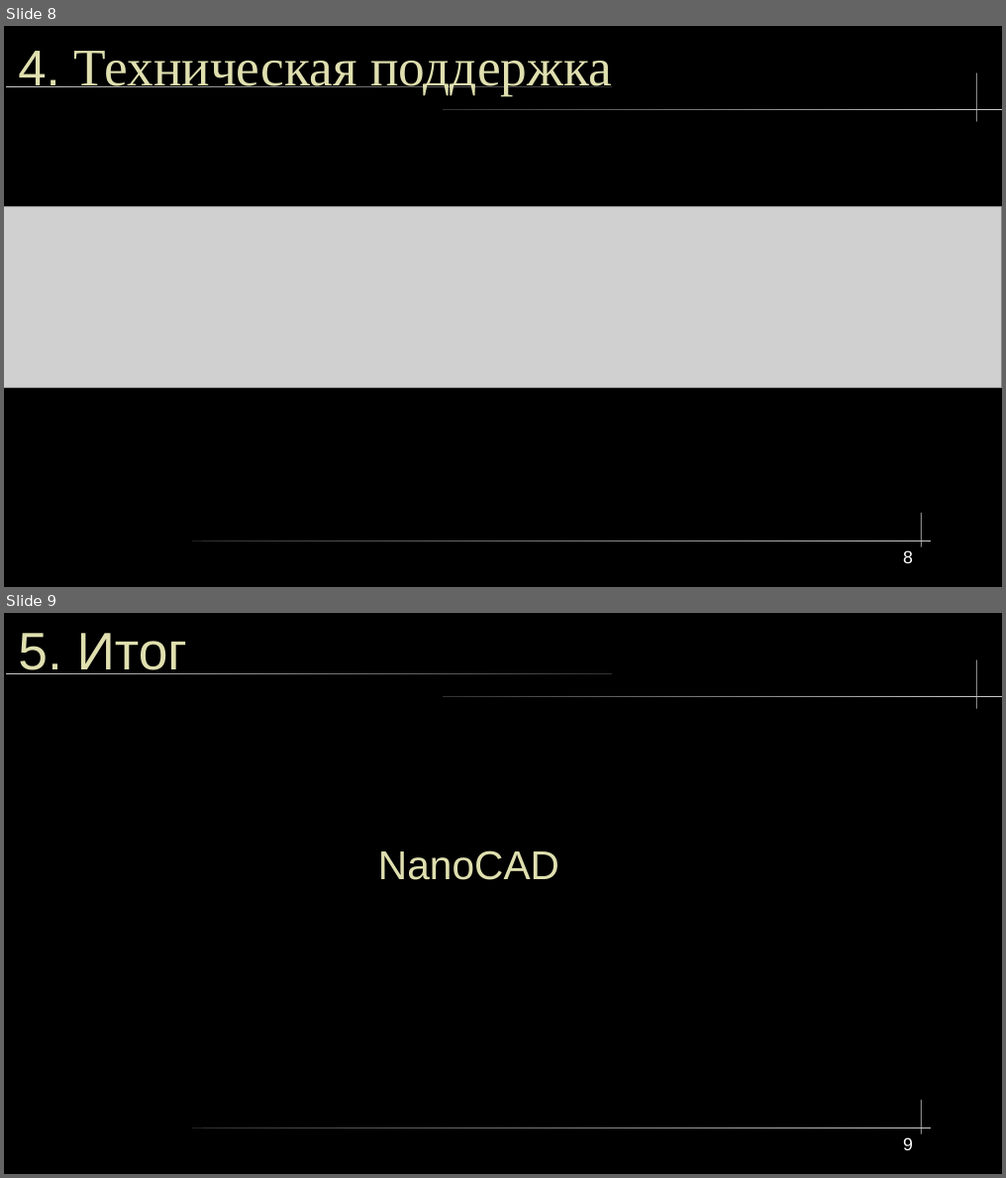
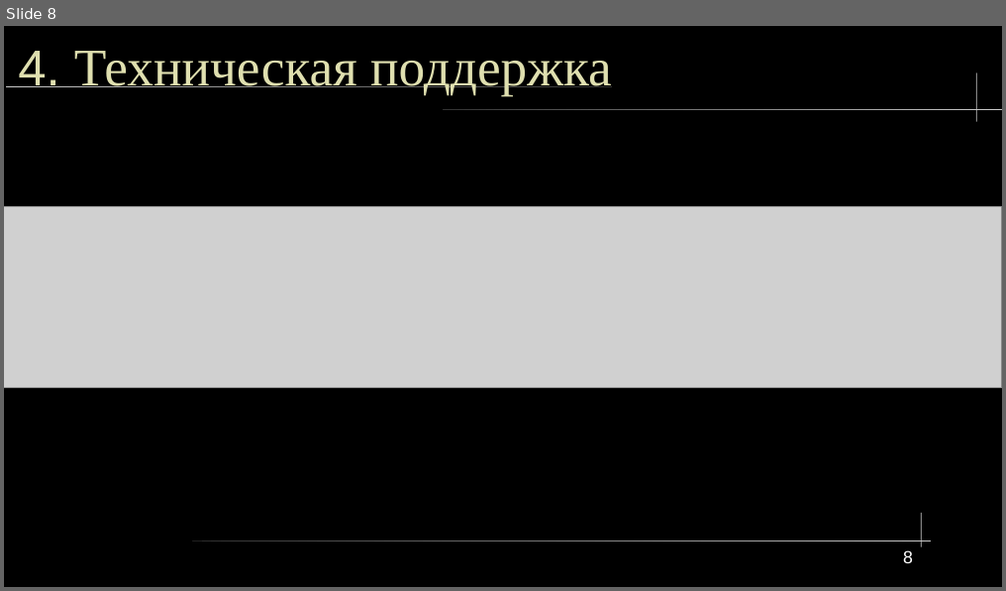
Before and after one commit to lxvevery1/LSTU_MAG, a slide deck: 5_1/BUSSINESS_IT_INFASTRUCTURE/3/ProjectOrg.odp. Shown one above the other, each under a label of ours: slides 8 and 9 before the commit, slide 8 after it. The pictures are 1006x1178 and 1006x591 pixels, drawn with LibreOffice and Linux fonts; fonts in the diff are those of the drawing; grey boxes stand for pictures. Boxes give left, top, right and bottom in pixels: in the first picture for what was removed or moved away, otherwise in the second. Text is boxed around its words. In the diff, an @@ line names an element or a change of style, - is before the commit and + after.

```diff
--- a/5_1/BUSSINESS_IT_INFASTRUCTURE/3/ProjectOrg.odp
+++ b/5_1/BUSSINESS_IT_INFASTRUCTURE/3/ProjectOrg.odp
@@ slide 9 removed at (4,613,1002,1174), background #000000; not listed: 5 template elements that a slide beside it also shows @@
@@ title removed at (18,633,187,674) @@
-5. Итог
@@ text removed at (378,851,559,880) @@
-NanoCAD
@@ page number removed at (903,1138,913,1151) @@
-9
```
Also in this commit, not shown: 1 slide changed, 2 slides added, 4 other files.
